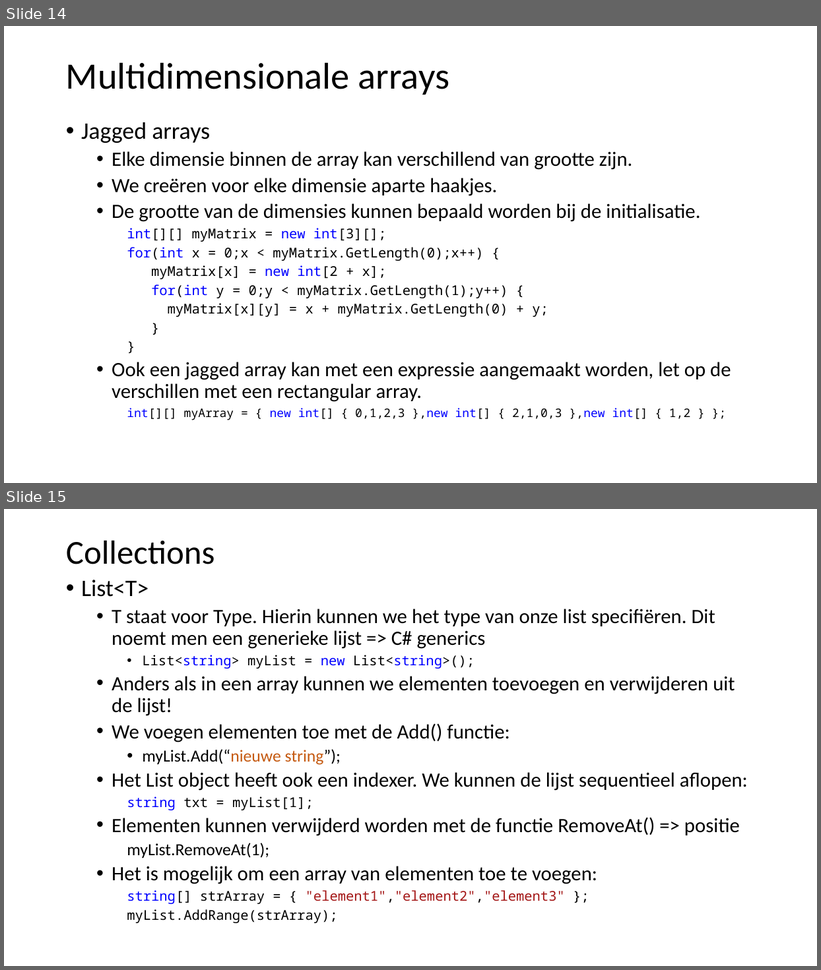
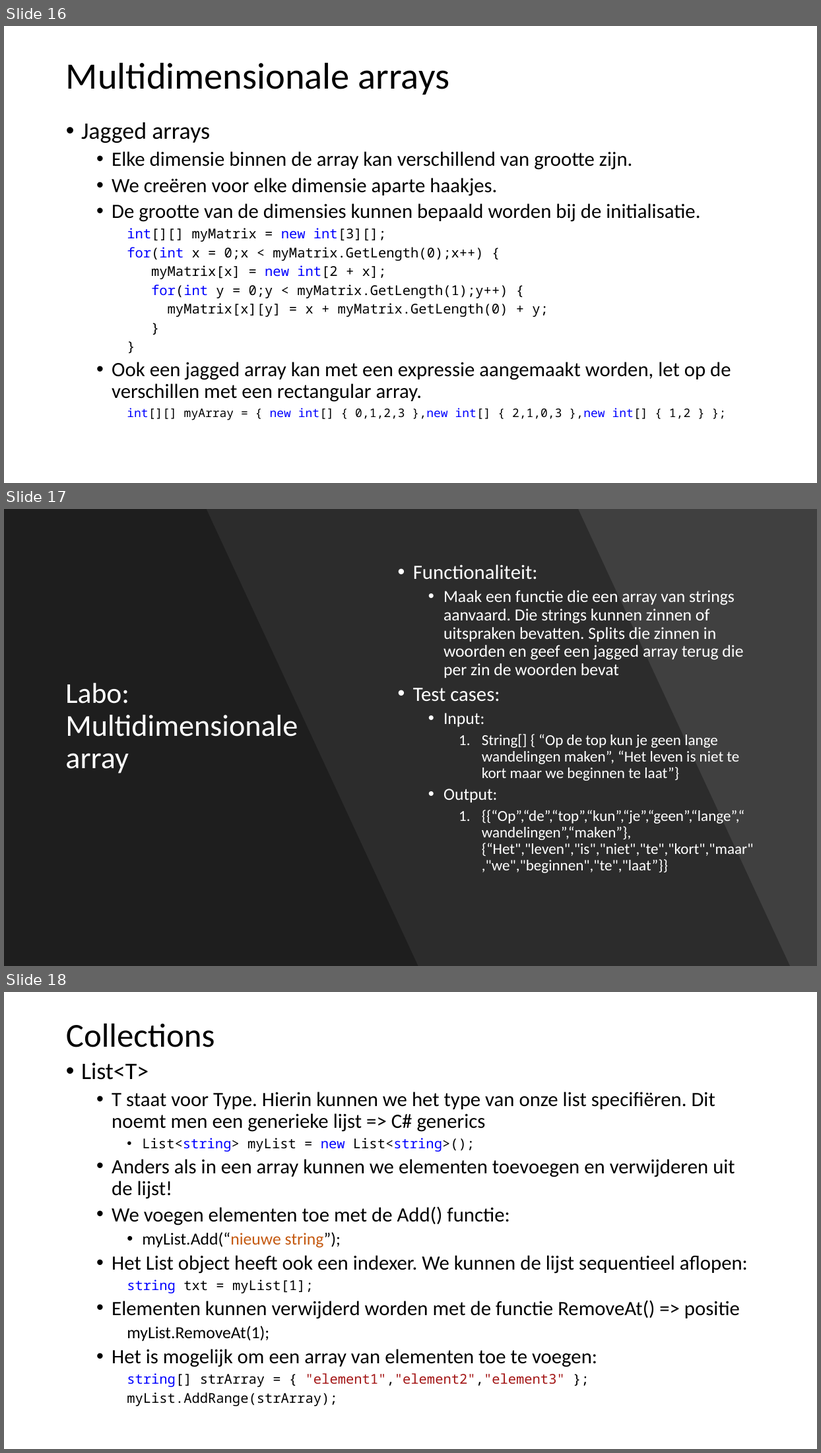
Before and after one commit to filipgeens/Syntra2020, a slide deck: Cursus/BasisCSharp-Coderen.pptx. Shown one above the other, each under a label of ours: slides 14 and 15 before the commit, slides 16, 17 and 18 after it. The pictures are 821x970 and 821x1453 pixels, drawn with LibreOffice and Linux fonts; fonts in the diff are those of the drawing. Boxes give left, top, right and bottom in pixels: in the first picture for what was removed or moved away, otherwise in the second. Text is boxed around its words. In the diff, an @@ line names an element or a change of style, - is before the commit and + after.

```diff
--- a/Cursus/BasisCSharp-Coderen.pptx
+++ b/Cursus/BasisCSharp-Coderen.pptx
@@ slide 17 added at [4, 509, 817, 966], background #404040 @@
@@ freeform shape added at [4, 509, 790, 966], fill #000000 at 30% opacity @@
@@ freeform shape added at [4, 509, 418, 966], fill #000000 at 30% opacity @@
@@ text added at [413, 564, 754, 873], 18 pt, text #FFFFFF @@
+  • Functionaliteit:
+    • Maak een functie die een array van strings aanvaard. Die strings kunnen zinnen of uitspraken bevatten. Splits die zinnen in woorden en geef een jagged array terug die per zin de woorden bevat
+  • Test cases:
+    • Input:
+      1. String[] { “Op de top kun je geen lange wandelingen maken”, “Het leven is niet te kort maar we beginnen te laat”}
+    • Output:
+      1. {{“Op”,“de”,“top”,“kun”,“je”,“geen”,“lange”,“wandelingen”,“maken”},{“Het","leven","is","niet","te","kort","maar","we","beginnen","te","laat”}}
@@ title added at [65, 683, 298, 774], 36 pt, text #FFFFFF @@
+Labo: Multidimensionale array
@@ what was slide 14 is now slide 16 @@
@@ what was slide 15 is now slide 18 @@
```
Also in this commit, not shown: 1 slide changed, 2 other slides added.
